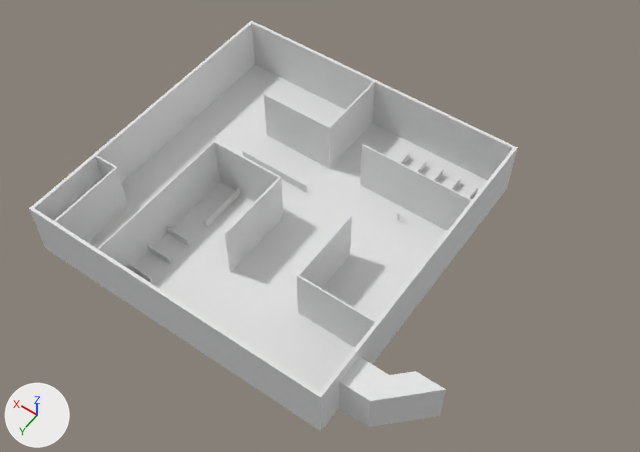
What one commit did to the Blender file Unity/WatcherUnity/Assets/Blender Objects/Files/PuzzleOne.blend.
The view is the same before and after, from a 50 mm lens placed at (-117.8, 143.3, 231.6), pointed at (-16.5, 1.5, 8.9). The lights are fixed; the arrows at lower left show +X, +Y and +Z.
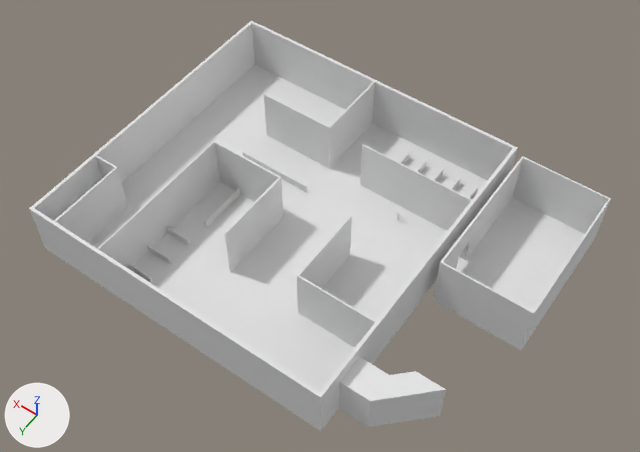
The edits, one by one:
me_cube_001 is used by ob_cube; location (0.0, 0.0, -0.3); scale (55.0, 55.0, 55.0).
Verts and faces of me_cube_001; kept vertices keep their numbers, new ones are numbered from 3355.
Before the commit, vertices of me_cube_001: 3135 (0.16, -0.24, 0.07) at pixel (284, 174), 3136 (0.16, -0.25, 0.07) at pixel (285, 173), 3137 (0.17, -0.25, 0.07) at pixel (284, 172), 3138 (0.17, -0.24, 0.07) at pixel (283, 173), 3139 (0.32, -0.24, 0.07) at pixel (264, 162).
Before the commit, vertices of me_cube_001: 3140 (0.32, -0.25, 0.07) at pixel (265, 162), 3141 (0.33, -0.25, 0.07) at pixel (264, 161), 3142 (0.33, -0.24, 0.07) at pixel (263, 162), 3143 (0.5, -0.24, 0.07) at pixel (242, 151), 3144 (0.5, -0.25, 0.07) at pixel (243, 150).
Before the commit, vertices of me_cube_001: 3145 (0.0, -0.24, 0.07) at pixel (304, 185), 3146 (0.0, -0.25, 0.07) at pixel (305, 184), 3147 (0.48, -0.24, 0.07) at pixel (243, 151), 3148 (0.48, -0.25, 0.07) at pixel (244, 150), 3149 (0.0, -0.25, 0.07) at pixel (307, 184).
Before the commit, vertices of me_cube_001: 3150 (0.0, -0.24, 0.07) at pixel (306, 185).
me_cube_001 had 3355 vertices, 3353 faces and spanned x -1.45..1.0, y -1.0..1.0, z 0.0..0.37.
me_cube_001 now has 3515 vertices, 3515 faces and spans x -1.61..1.0, y -1.0..1.0, z 0.0..0.37.
Part 1, on me_cube_001:
10 faces are deleted.
75 vertices are added at x -1.61..-1.05, y -0.96..-0.02, z 0.0..0.37.
16 new vertices lie (-0.05, 0.0, 0.0) away from vertices in x -1.0, y -0.37..-0.24, z 0.0..0.19.
6 new vertices lie (-0.53, 0.0, 0.0) away from vertices in x -1.07, y -0.37..-0.24, z 0.0..0.01.
6 new vertices lie (0.0, 0.21, 0.0) away from vertices in x -1.6..-1.05, y -0.24, z 0.0..0.19.
6 new vertices lie (0.0, 0.0, 0.18) away from vertices in x -1.05, y -0.37..-0.02, z 0.19.
8 new vertices lie (0.0, -0.58, 0.0) away from vertices in x -1.6..-1.05, y -0.37, z 0.0..0.37.
15 new vertices lie (0.0, 0.0, 0.17) away from vertices in x -1.61..-1.07, y -0.96..-0.02, z 0.01.
14 new vertices lie (0.0, 0.0, 0.18) away from vertices in x -1.61..-1.6, y -0.96..-0.02, z 0.19.
7 new vertices lie (0.0, 0.21, 0.0) away from vertices in x -1.6..-1.07, y -0.24, z 0.01..0.37.
7 new vertices lie (0.0, -0.58, 0.0) away from vertices in x -1.6..-1.07, y -0.37, z 0.01..0.37.
34 new faces join them, mat_floor (white #e7e7e7).
138 new faces join them, mat_walls (white #e7e7e7).
Part 2, on me_cube_001:
Vertices 3135 to 3150 move by (0.0, 0.0, -0.01).
me_cube_001 no longer uses material mat_door (white #e7e7e7).

What differs and where, as boxes (x1, y1, x2, y2) in the pictures (640 x 452 px; the box of a moved part takes in the faces that stretch with it):
'Cube', reshaped (19% wider): before (29, 21, 517, 431); after (29, 21, 611, 431)
part 1 of me_cube_001, built on: before (445, 236, 460, 269); after (433, 156, 611, 350)
part 2 of me_cube_001, moved or reshaped: before (242, 150, 307, 192); after (243, 151, 307, 192)
